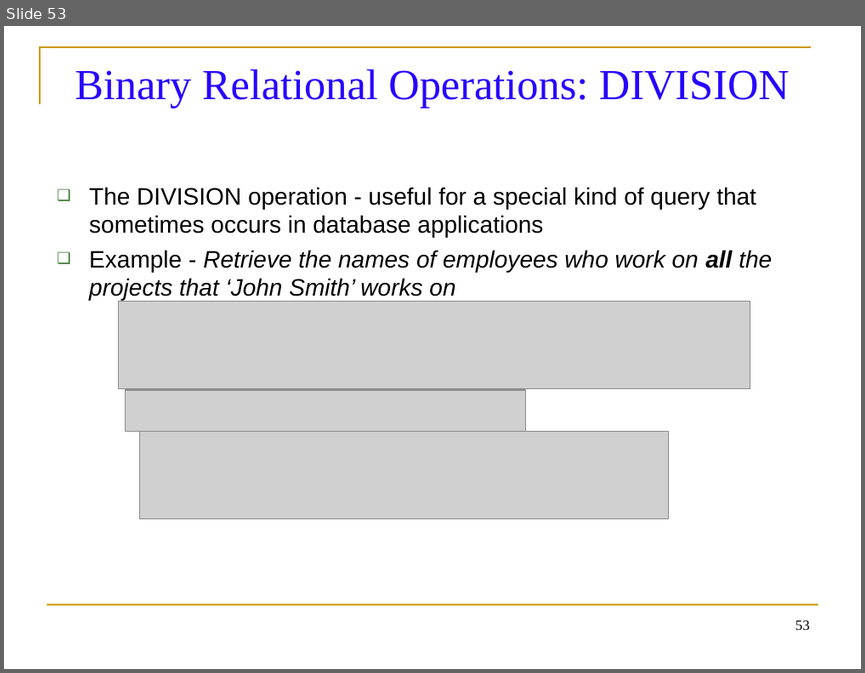
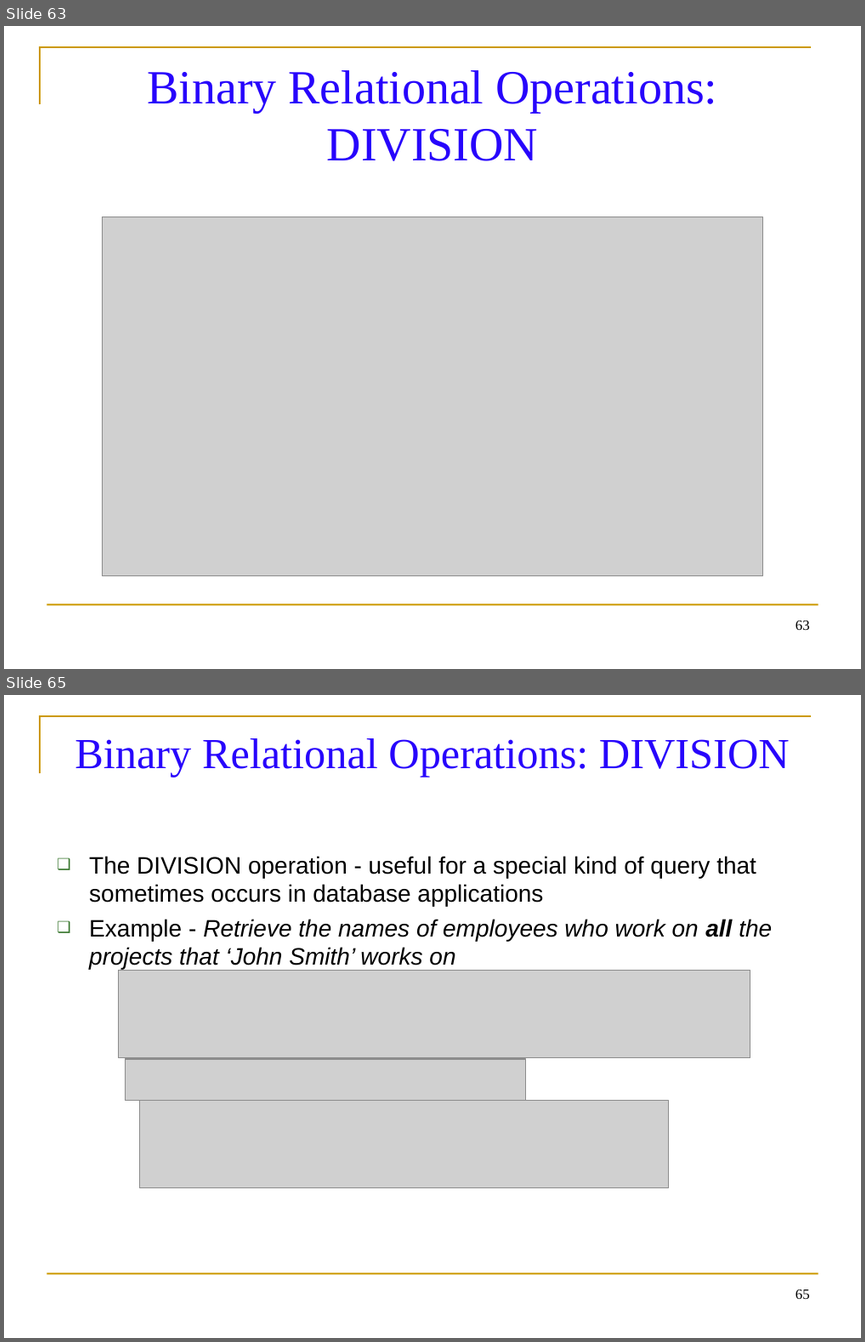
Before and after one commit to balachander712/Lab-Main, a slide deck: Sem3/Materials/Database Management System/Relational Algebra Operations.ppt. Shown one above the other, each under a label of ours: slide 53 before the commit, slides 63 and 65 after it; the slides between them are not shown. The pictures are 865x673 and 865x1342 pixels, drawn with LibreOffice and Linux fonts; fonts in the diff are those of the drawing; grey boxes stand for pictures. Boxes give left, top, right and bottom in pixels: in the first picture for what was removed or moved away, otherwise in the second. Text is boxed around its words. In the diff, an @@ line names an element or a change of style, - is before the commit and + after.

```diff
--- a/Sem3/Materials/Database Management System/Relational Algebra Operations.ppt
+++ b/Sem3/Materials/Database Management System/Relational Algebra Operations.ppt
@@ slide 63 added at (4, 26, 861, 669), background #FFFFFF; not listed: 2 template elements that a slide beside it also shows @@
@@ title added at (147, 70, 717, 161), 40 pt, text #2704FC @@
+Binary Relational Operations: DIVISION
@@ picture added at (103, 217, 763, 576) @@
@@ page number added at (795, 620, 810, 630), 12 pt, text #000000 @@
+63
@@ what was slide 53 is now slide 65 @@
@@ page number at (795, 1289, 810, 1299): text changed @@
-53
+65
```
Also in this commit, not shown: 10 slides changed, 35 other slides added, 24 other files.
